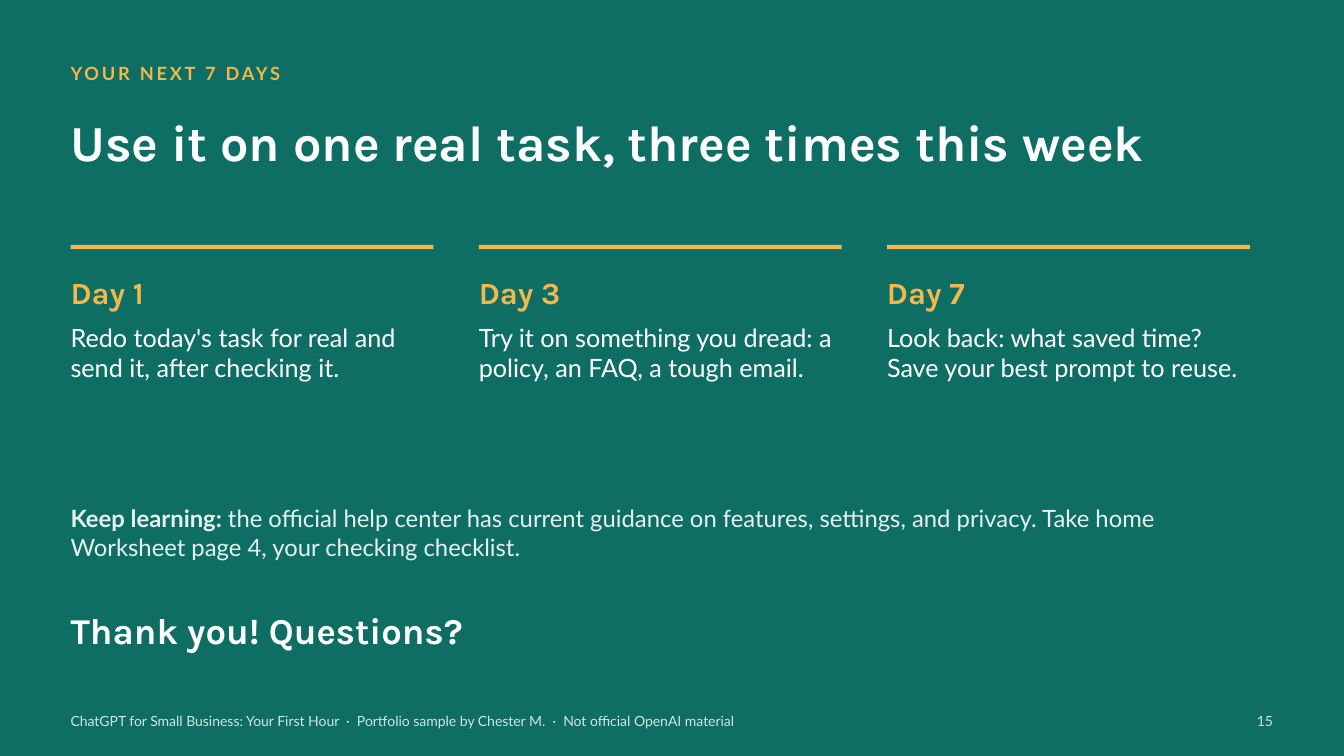
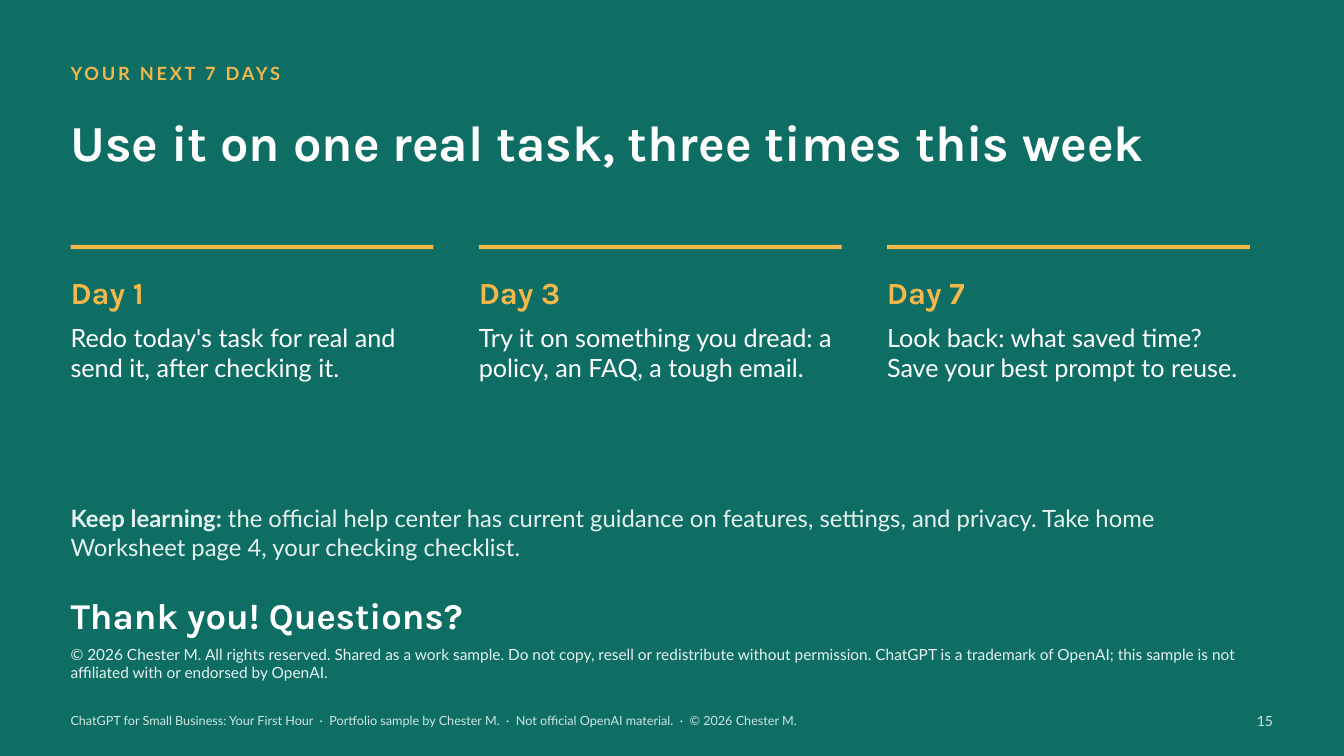
Before and after one commit to ceemane/cm-portfolio, a slide deck: slide 15 of public/portfolio-samples/chatgpt-for-small-business-workshop-deck.pptx. Drawn at 1344x756 pixels with LibreOffice and Linux fonts; fonts in the diff are those of the drawing. Boxes give left, top, right and bottom in pixels: in the first picture for what was removed or moved away, otherwise in the second. Text is boxed around its words. In the diff, an @@ line names an element or a change of style, - is before the commit and + after.

```diff
--- a/public/portfolio-samples/chatgpt-for-small-business-workshop-deck.pptx
+++ b/public/portfolio-samples/chatgpt-for-small-business-workshop-deck.pptx
@@ text "Thank you! Questions?" moved from (x1=71, y1=618, x2=463, y2=653) to (x1=71, y1=603, x2=463, y2=638) @@
@@ text added at (x1=71, y1=648, x2=1235, y2=681), 11 pt, text #E6F2EF @@
+© 2026 Chester M. All rights reserved. Shared as a work sample. Do not copy, resell or redistribute without permission. ChatGPT is a trademark of OpenAI; this sample is not affiliated with or endorsed by OpenAI.
@@ text at (x1=71, y1=715, x2=797, y2=727): text changed; size 10 to 9 pt @@
-ChatGPT for Small Business: Your First Hour · Portfolio sample by Chester M. · Not official OpenAI material
+ChatGPT for Small Business: Your First Hour · Portfolio sample by Chester M. · Not official OpenAI material. · © 2026 Chester M.
```
Also in this commit, not shown: 14 other slides changed, 3 other files.
